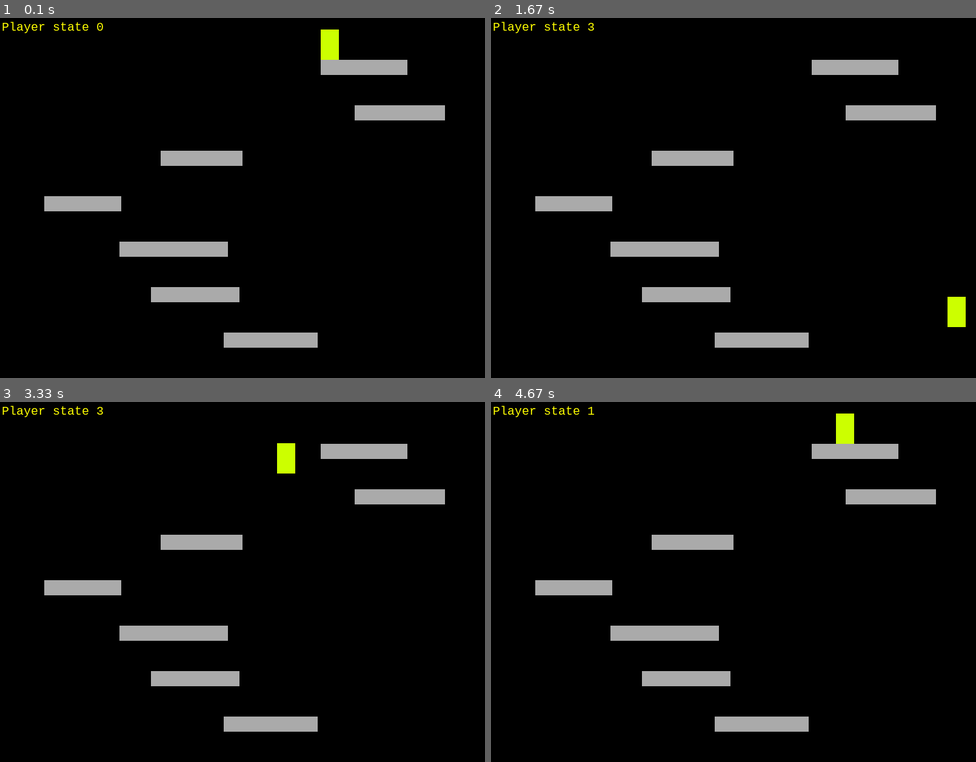
Above: before the commit, frames 1-4 (two rows, left to right).
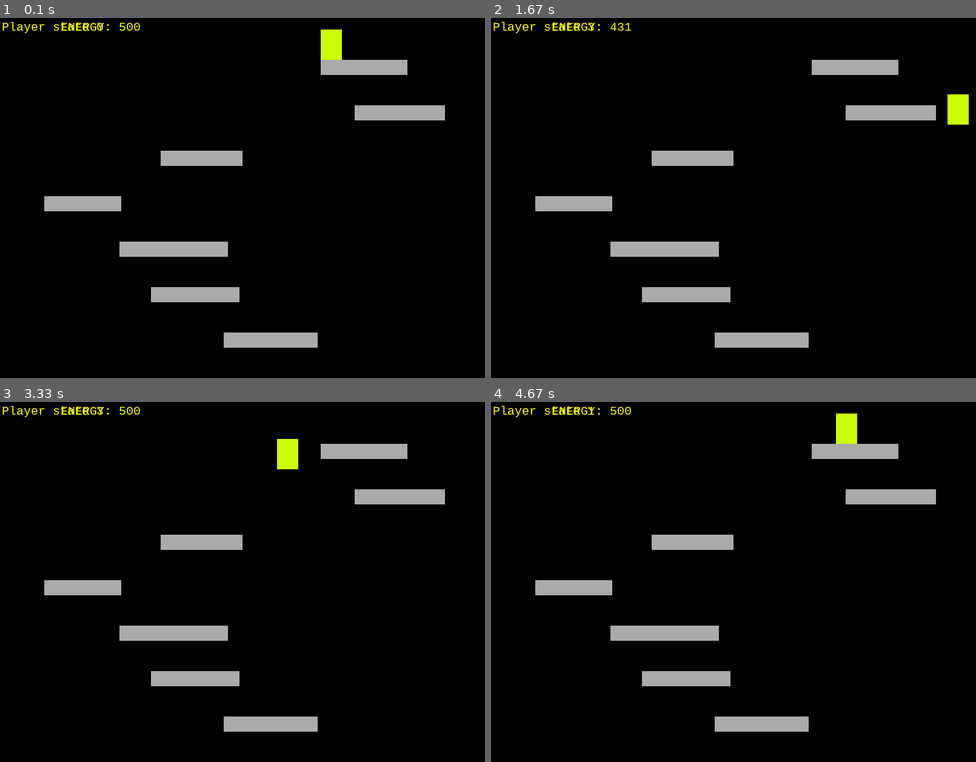
Above: after the commit, the same moments.

Repository: washinlein/float-pygame
Game: pygame game, started from Float.py
Same seed, same stepped clock (60 frames per second), same inputs: the game is played once before the commit and once after it.
Inputs:
- Up to frame 1 (0.1 s): no input
- Up to frame 2 (1.67 s): hold Space 0.33-0.8 s; hold Right 0.33-0.8 s; hold Space 0.83-1.3 s; hold Right 0.83-1.3 s; tap Space at 1.33 s
- Up to frame 3 (3.33 s): hold Right 1.67-2.13 s; tap Space at 1.73, 2.03, 2.23, 2.53, 2.73, 3.03, 3.3 s; hold Right 2.17-2.63 s; tap 0 at 2.32 s; hold Left 2.67-3.2 s; hold Left from 3.23 s (still down)
- Up to frame 4 (4.67 s): tap Space at 3.6, 3.73, 4.03, 4.4 s; release Left at 3.63 s; hold Right 3.67-4.3 s; tap 0 at 3.82 s; hold Left from 4.33 s (still down)

The runs differ from the first frame. In frame 1, 0.2% of the frame differs, in the area x 12-71%, y 1-12%; in frame 2, 0.8%, in the area x 12-99%, y 1-86%; in frame 3, 0.3%; in frame 4, 0.2%.

Commit message:
- Added floating mechanics: 	- Player can now float while falling by pressing the space bar. 	- Energy gauge consumes energy when using the floating ability. 	- Energy gauge recovers energy when not using the floating ability.
- Fixed: Prevent the player from getting again on top of a platform when quickly changing the movement direction immediately after falling off..

Diff:
--- a/Float.py
+++ b/Float.py
@@ -11,7 +11,7 @@
 # initialize the pygame library
 pygame.init()
 
-# initialize font
+# initialize fonts
 game_font = pygame.font.SysFont("liberation mono", 20)
 
 # set display mode
@@ -32,7 +32,7 @@
              range(PLATFORM_HEIGHT * 3, DISPLAY_HEIGHT - PLATFORM_HEIGHT, PLATFORM_HEIGHT * 3)]
 
 # initialize player
-PLAYER_WIDTH = 30
+PLAYER_WIDTH = 35
 PLAYER_HEIGHT = 50
 PLAYER_SPEED = 4
 
@@ -40,11 +40,16 @@
 PLAYER_STATE_MOVE_LEFT = 1
 PLAYER_STATE_MOVE_RIGHT = 2
 PLAYER_STATE_FALLING = 3
-PLAYER_STATE_FLOATING = 4
-PLAYER_STATE_DEAD = 5
+PLAYER_STATE_DEAD = 4
+
+PLAYER_MAX_FLOATING_ENERGY = 500
+PLAYER_FLOATING_ENERGY_INC = 3
+PLAYER_FLOATING_ENERGY_DEC = 5
 
 player_state_previous = PLAYER_STATE_IDLE
 player_state = PLAYER_STATE_IDLE
+player_floating = False
+player_floating_energy = 500
 
 player = Rect(platforms[0].left, platforms[0].top - PLAYER_HEIGHT, PLAYER_WIDTH, PLAYER_HEIGHT)
 
@@ -63,6 +68,7 @@
 def check_player_input():
     global player_state
     global player_state_previous
+    global player_floating
 
     keys = pygame.key.get_pressed()
 
@@ -90,6 +96,11 @@
             player_state_previous = player_state
             player_state = PLAYER_STATE_IDLE
 
+    if keys[pygame.K_SPACE]:
+        player_floating = True
+    else:
+        player_floating = False
+
 
 def check_exit():
     for event in pygame.event.get():
@@ -115,11 +126,14 @@
     for p in platforms:
         # only check near platforms
         if not (player.top > p.bottom) and p.top - player.bottom < PLATFORM_HEIGHT:
-            # check if next player position will collide
-            if player.bottom + fall_speed >= p.top > player.top and player.bottom + 1 < p.bottom:
+            # check if next player position collides
+            if player.top < p.top <= player.bottom + fall_speed < p.bottom:
                 if not (player.right < p.left or player.left > p.left + p.width):
-                    result = True
-                    player.bottom = p.top
+                    # this last condition prevents the player from getting again on top of the platform
+                    # when quickly changing the movement direction immediately after falling off
+                    if player.bottom <= p.top:
+                        result = True
+                        player.bottom = p.top
                 break
 
     return result
@@ -138,8 +152,19 @@
         fall_speed = 0
     else:
         fall_speed += 1 * GRAVITY
+
         player_state_previous = player_state
         player_state = PLAYER_STATE_FALLING
+
+    if not player_floating:
+        player_floating_energy += PLAYER_FLOATING_ENERGY_INC
+        if player_floating_energy > PLAYER_MAX_FLOATING_ENERGY:
+            player_floating_energy = PLAYER_MAX_FLOATING_ENERGY
+    elif player_state == PLAYER_STATE_FALLING and player_floating_energy > 0:
+        fall_speed = 1
+        player_floating_energy -= PLAYER_FLOATING_ENERGY_DEC
+        if player_floating_energy < 0:
+            player_floating_energy = 0
 
     player.top += fall_speed
 
@@ -154,4 +179,6 @@
 
     # render text
     text_state = game_font.render("Player state %s" % player_state, 1, (255, 255, 0))
+    text_energy = game_font.render("ENERGY: %s" % player_floating_energy, 1, (255, 255, 0))
     DISPLAY_SURFACE.blit(text_state, (3, 10))
+    DISPLAY_SURFACE.blit(text_energy, (100, 10))
